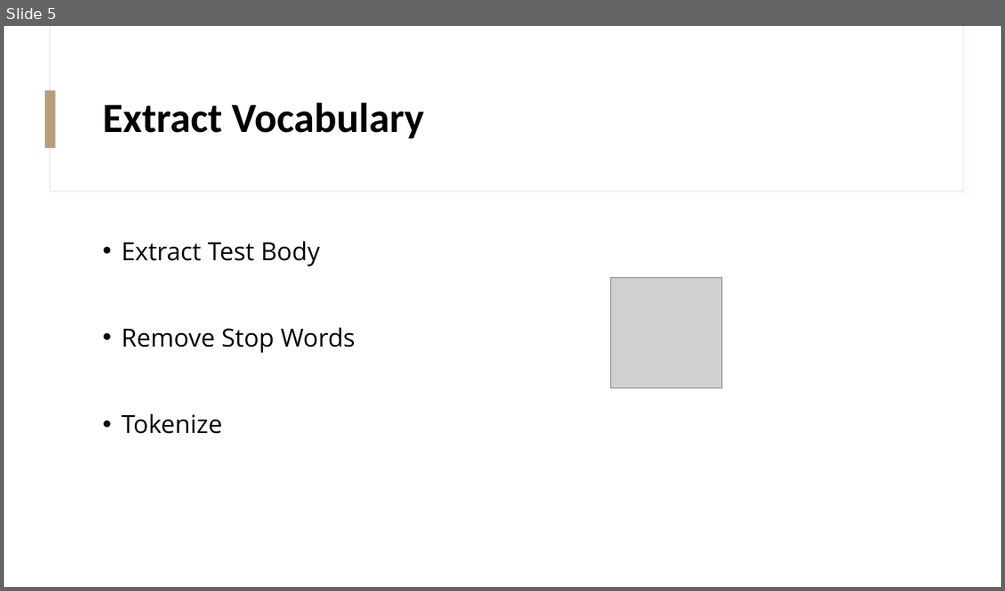
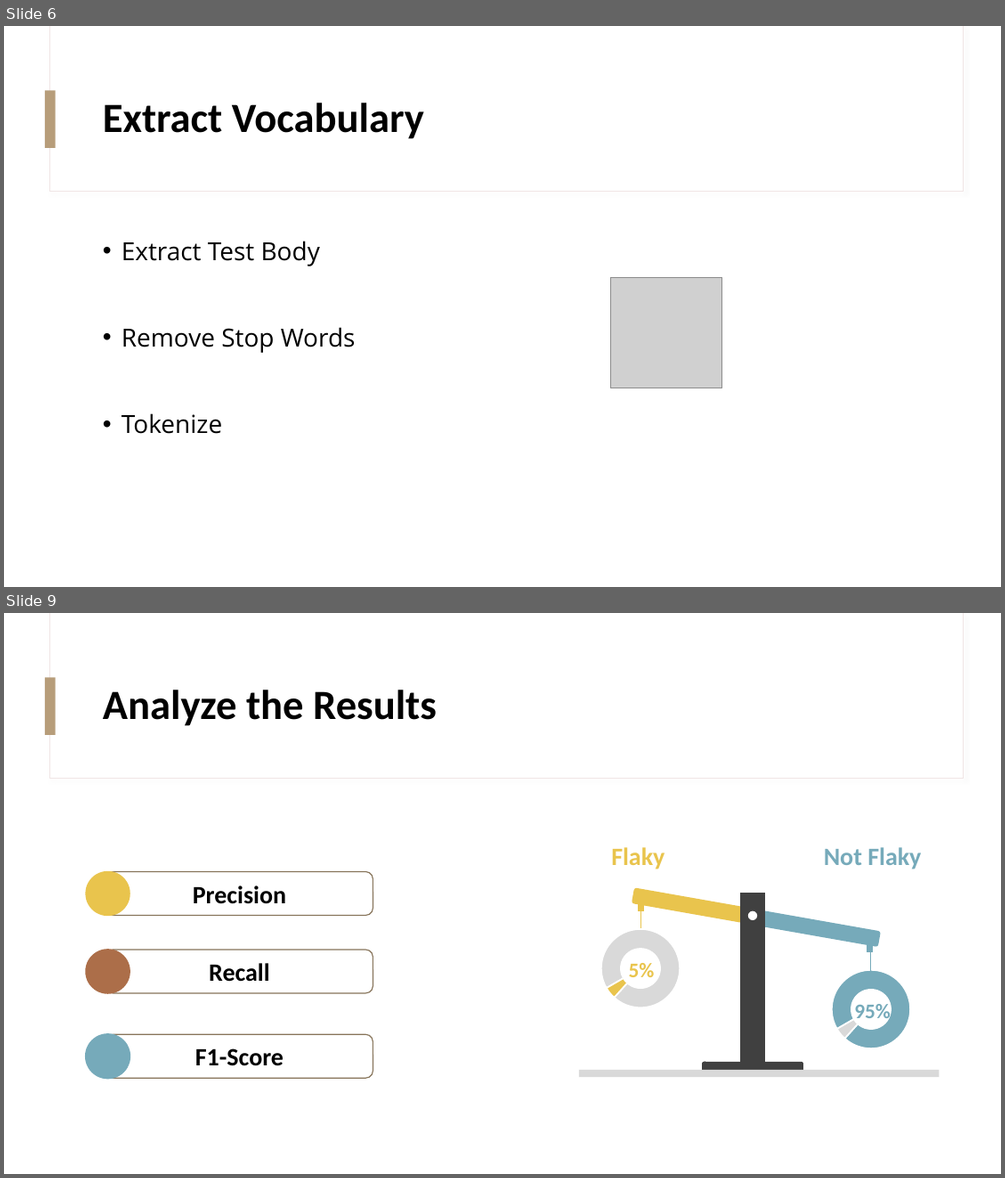
Before and after one commit to KhaledBadran/SOEN7481_Project, a slide deck: A Combined Approach to Detect a Flaky Tests in Python Presentation.pptx. Shown one above the other, each under a label of ours: slide 5 before the commit, slides 6 and 9 after it; the slides between them are not shown. The pictures are 1005x591 and 1005x1178 pixels, drawn with LibreOffice and Linux fonts; fonts in the diff are those of the drawing; grey boxes stand for pictures. Boxes give left, top, right and bottom in pixels: in the first picture for what was removed or moved away, otherwise in the second. Text is boxed around its words. In the diff, an @@ line names an element or a change of style, - is before the commit and + after.

```diff
--- a/A Combined Approach to Detect a Flaky Tests in Python Presentation.pptx
+++ b/A Combined Approach to Detect a Flaky Tests in Python Presentation.pptx
@@ slide 9 added at bbox=[4, 613, 1001, 1174], background #FFFFFF; not listed: 3 template elements that a slide beside it also shows @@
@@ title added at bbox=[103, 690, 437, 726], 40 pt, text #000000, bold @@
+Analyze the Results
@@ text added at bbox=[611, 847, 664, 869], 24 pt, text #E9C44D, bold @@
+Flaky
@@ text added at bbox=[824, 847, 921, 869], 24 pt, text #76AABA, bold @@
+Not Flaky
@@ ellipse added at bbox=[86, 871, 130, 916], fill #E9C44D @@
@@ rounded rectangle added at bbox=[105, 872, 372, 915], outline #87745A 1 pt, 24 pt, text #000000, bold @@
+Precision
@@ round same rect added at bbox=[631, 888, 755, 925], fill #E9C44D @@
@@ rectangle added at bbox=[638, 904, 643, 911], fill #E9C44D, outline #E9C44D 1 pt @@
@@ rectangle added at bbox=[741, 892, 764, 1062], fill #404040, outline #404040 1 pt @@
@@ doughnut chart added at bbox=[579, 919, 702, 1018] @@
+categories: 1
+Series 1: 95, 5
@@ line added from (641, 911) to (641, 930), #E9C44D 0.5 pt @@
@@ ellipse added at bbox=[748, 910, 757, 919], fill #FFFFFF @@
@@ round same rect added at bbox=[757, 910, 881, 947], fill #76AABA @@
@@ ellipse added at bbox=[86, 949, 130, 994], fill #AC6E49 @@
@@ rounded rectangle added at bbox=[105, 949, 372, 993], outline #87745A 1 pt, 24 pt, text #000000, bold @@
+Recall
@@ doughnut chart added at bbox=[809, 959, 932, 1059] @@
+categories: 1
+Series 1: 95, 5
@@ rectangle added at bbox=[867, 944, 873, 952], fill #76AABA, outline #76AABA 1 pt @@
@@ line added from (870, 952) to (870, 971), #76AABA 0.5 pt @@
@@ text added at bbox=[629, 963, 655, 977], 20 pt, text #E9C44D, bold @@
+5%
@@ text added at bbox=[854, 1000, 890, 1023], 20 pt, text #76AABA, bold @@
+95%
@@ ellipse added at bbox=[85, 1033, 130, 1078], fill #76AABA @@
@@ rounded rectangle added at bbox=[105, 1034, 372, 1078], outline #87745A 1 pt, 24 pt, text #000000, bold @@
+F1-Score
@@ round same rect added at bbox=[703, 1062, 802, 1070], fill #404040, outline #404040 1 pt @@
@@ rectangle added at bbox=[579, 1070, 939, 1077], fill #D9D9D9 @@
@@ what was slide 5 is now slide 6 @@
```
Also in this commit, not shown: 2 slides changed, 9 other slides added, 1 slide removed.
